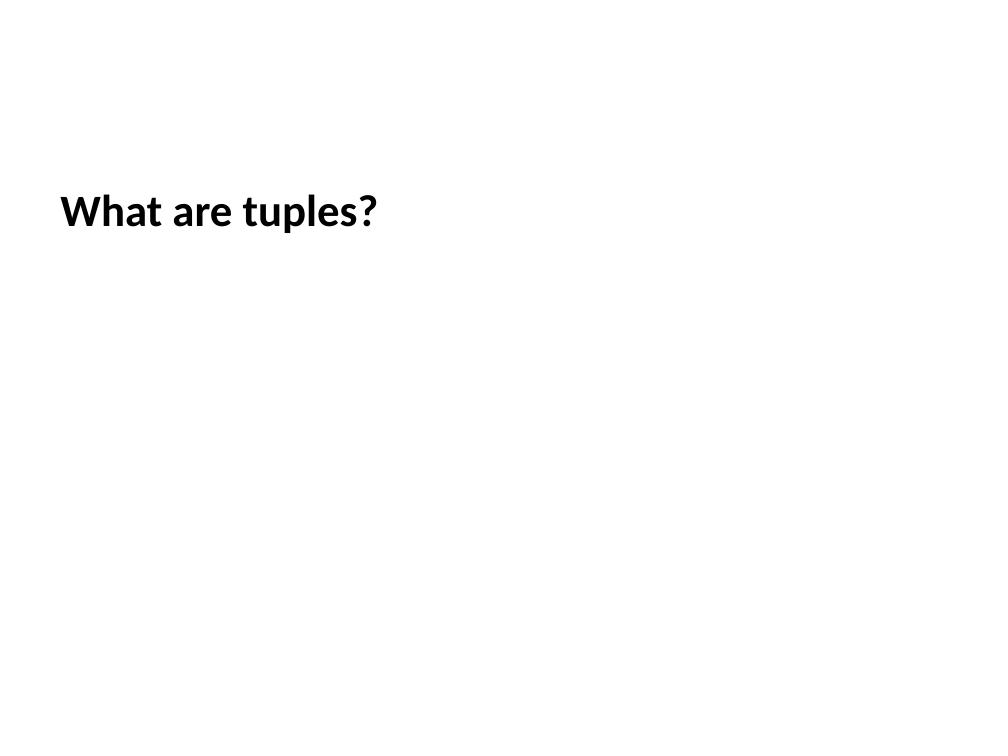
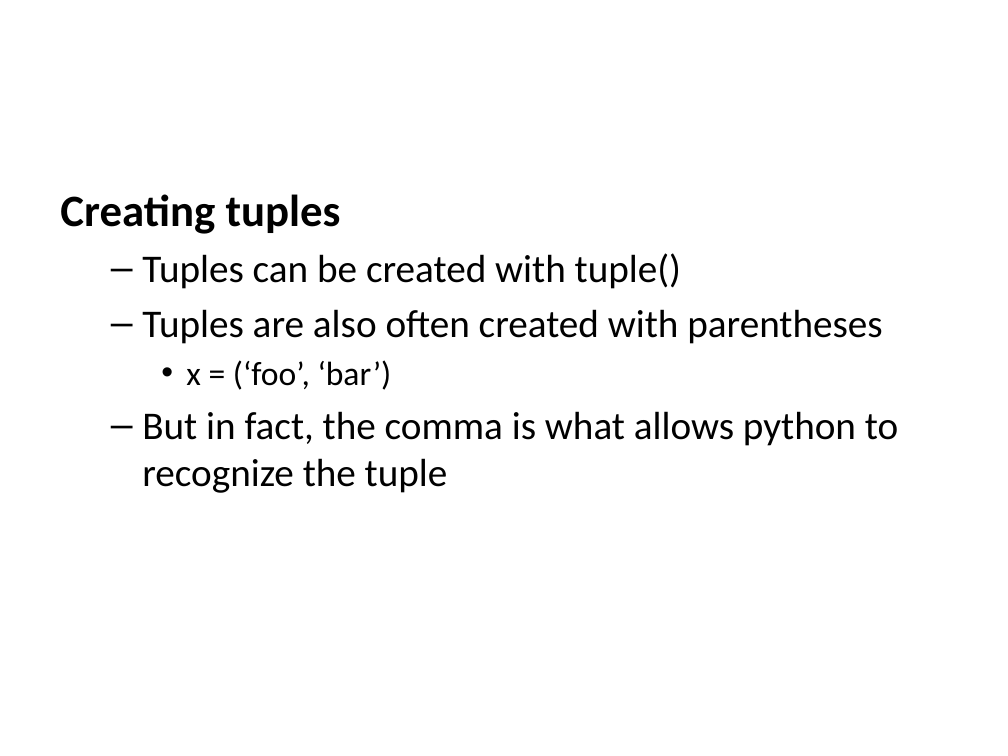
Before and after one commit to edsu/inst326, a slide deck: slide 32 of modules/module03/slides.pptx (slide 27 before the commit). Drawn at 1008x756 pixels with LibreOffice and Linux fonts; fonts in the diff are those of the drawing. Boxes give left, top, right and bottom in pixels: in the first picture for what was removed or moved away, otherwise in the second. Text is boxed around its words. In the diff, an @@ line names an element or a change of style, - is before the commit and + after.

```diff
--- a/modules/module03/slides.pptx
+++ b/modules/module03/slides.pptx
@@ text at (x1=60, y1=194, x2=898, y2=493): text changed; size 32 to 28 pt; bold off @@
-What are tuples?
+Creating tuples
+  – Tuples can be created with tuple()
+  – Tuples are also often created with parentheses
+    • x = (‘foo’, ‘bar’)
+  – But in fact, the comma is what allows python to recognize the tuple
```
Also in this commit, not shown: 7 other slides changed, 6 slides added, 2 slides removed, 4 other files.
